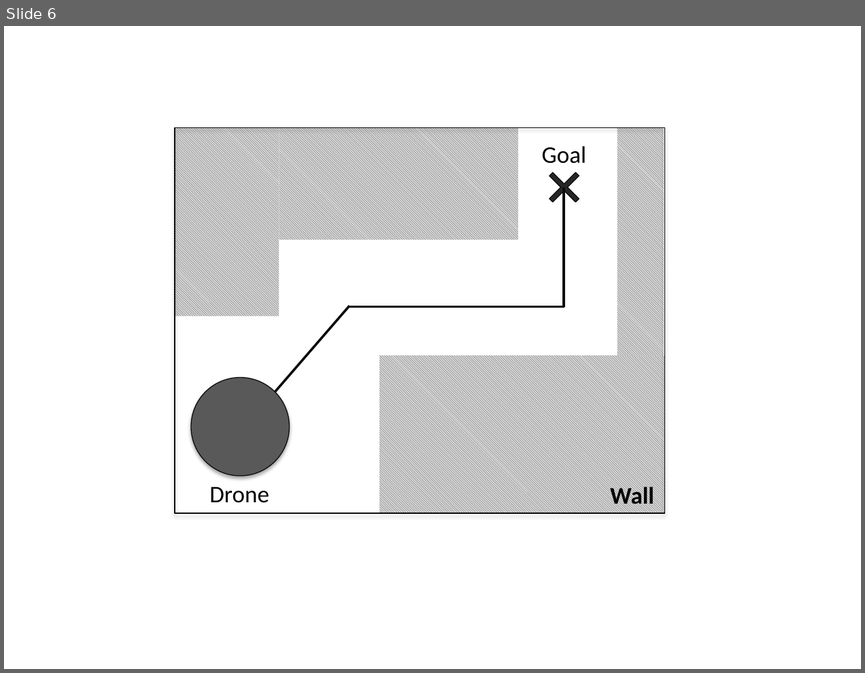
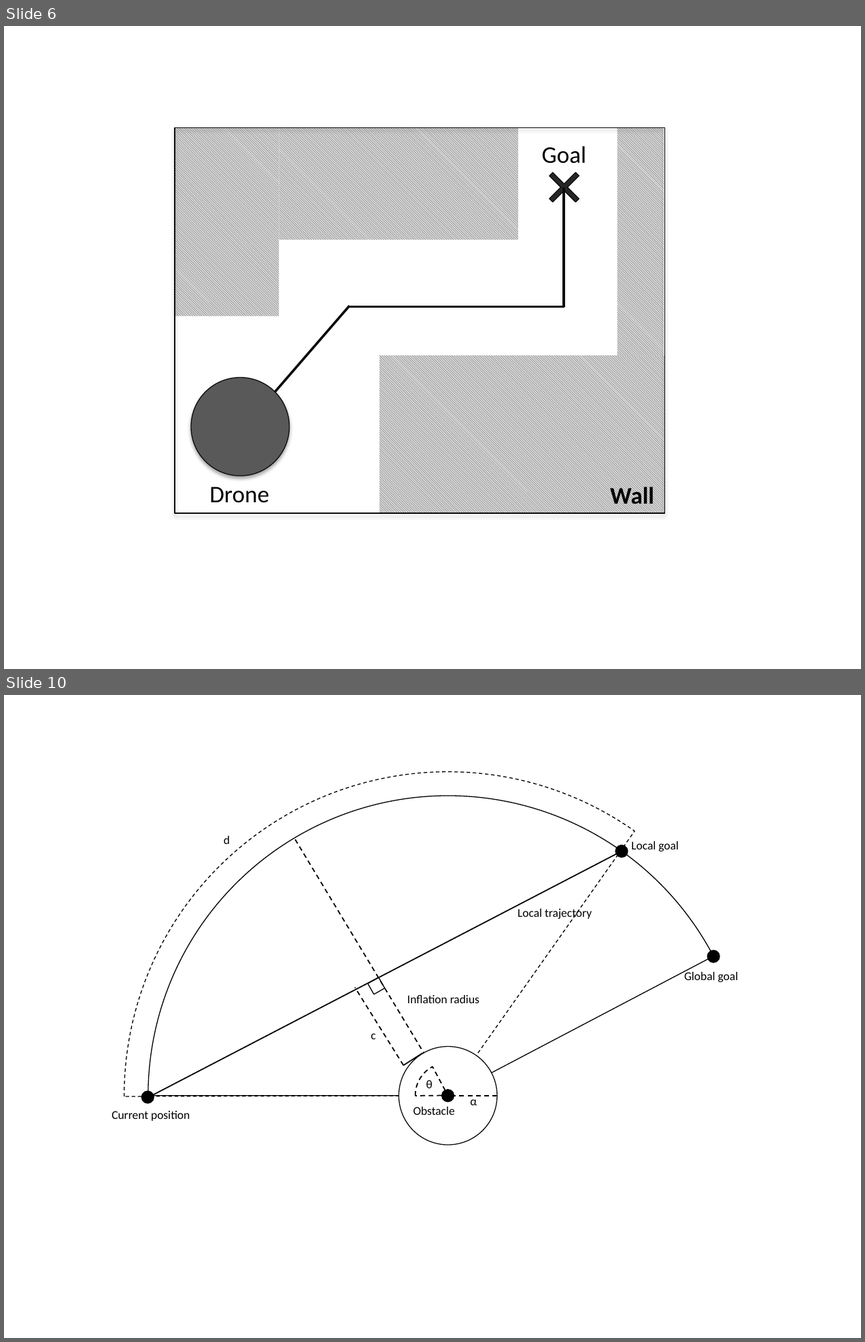
Before and after one commit to lachyd/final_report, a slide deck: imgs/created_images.pptx. Shown one above the other, each under a label of ours: slide 6 before the commit, slides 6 and 10 after it; the slides between them are not shown. The pictures are 865x673 and 865x1342 pixels, drawn with LibreOffice and Linux fonts; fonts in the diff are those of the drawing. Boxes give left, top, right and bottom in pixels: in the first picture for what was removed or moved away, otherwise in the second. Text is boxed around its words. In the diff, an @@ line names an element or a change of style, - is before the commit and + after.

Commit message:
Updated navigation section with more discussion on selection of goal cost function params

```diff
--- a/imgs/created_images.pptx
+++ b/imgs/created_images.pptx
@@ slide 10 added at (4, 695, 861, 1338), background #FFFFFF @@
@@ group added at (111, 772, 771, 1338): 8 texts, 5 lines, 4 ellipses, 3 pie slice (boxed as its full ellipse)s, 1 rectangle @@
+Inflation radius
+α
+c
+d
+Current position
+Global goal
+Obstacle
+θ
@@ ellipse added at (616, 845, 628, 857), fill #000000, outline #000000 0.75 pt @@
@@ text added at (631, 841, 679, 851), 10 pt, text #000000 @@
+Local goal
@@ text added at (517, 907, 592, 920), 10 pt, text #000000 @@
+Local trajectory
```
Also in this commit, not shown: 3 other slides added, 16 other files.
